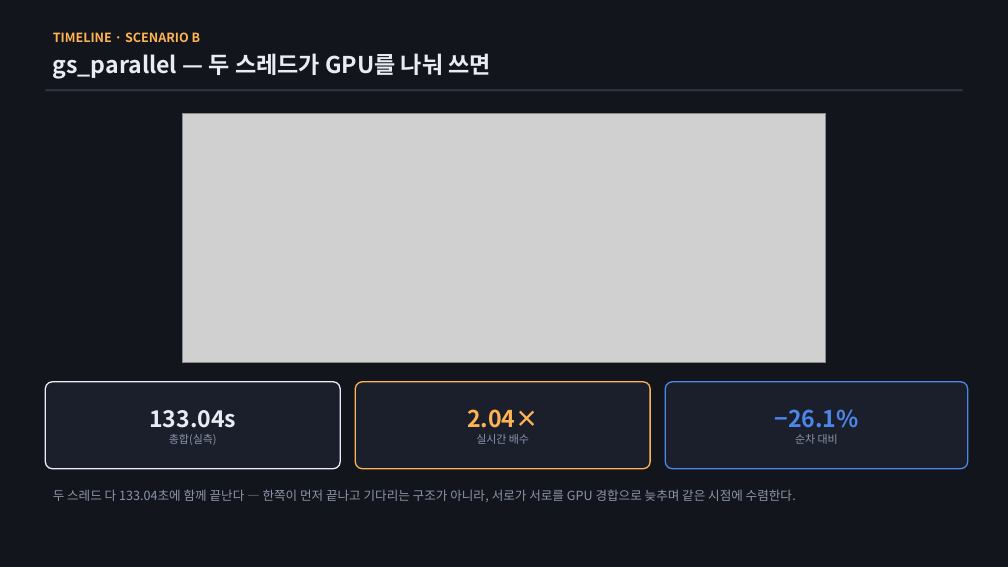
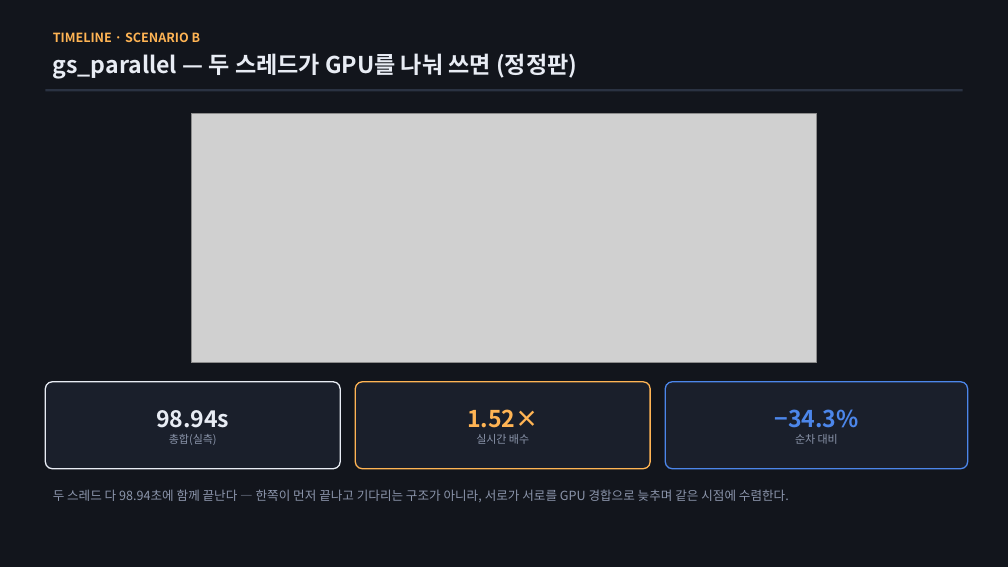
Before and after one commit to sawo0150/gs_floaterLab, a slide deck: slide 5 of context/ppt/ppt0720/vigs_realtime_timeline_0720.pptx (slide 4 before the commit). Drawn at 1008x567 pixels with LibreOffice and Linux fonts; fonts in the diff are those of the drawing; grey boxes stand for pictures. Boxes give left, top, right and bottom in pixels: in the first picture for what was removed or moved away, otherwise in the second. Text is boxed around its words. In the diff, an @@ line names an element or a change of style, - is before the commit and + after.

```diff
--- a/context/ppt/ppt0720/vigs_realtime_timeline_0720.pptx
+++ b/context/ppt/ppt0720/vigs_realtime_timeline_0720.pptx
@@ text at [53,53,577,79]: text changed @@
-gs_parallel — 두 스레드가 GPU를 나눠 쓰면
+gs_parallel — 두 스레드가 GPU를 나눠 쓰면 (정정판)
@@ picture: place and size @@
-picture at [182,113,825,363]
+picture at [191,113,817,363]
@@ text in rounded rectangle at [156,410,229,428]: text changed @@
-133.04s
+98.94s
@@ text in rounded rectangle at [467,409,538,428]: text changed @@
-2.04×
+1.52×
@@ text in rounded rectangle at [774,409,858,428]: text changed @@
-−26.1%
+−34.3%
@@ text at [53,489,789,502]: text changed @@
-두 스레드 다 133.04초에 함께 끝난다 — 한쪽이 먼저 끝나고 기다리는 구조가 아니라, 서로가 서로를 GPU 경합으로 늦추며 같은 시점에 수렴한다.
+두 스레드 다 98.94초에 함께 끝난다 — 한쪽이 먼저 끝나고 기다리는 구조가 아니라, 서로가 서로를 GPU 경합으로 늦추며 같은 시점에 수렴한다.
```
Also in this commit, not shown: 7 other slides changed, 2 slides added, 13 other files.
